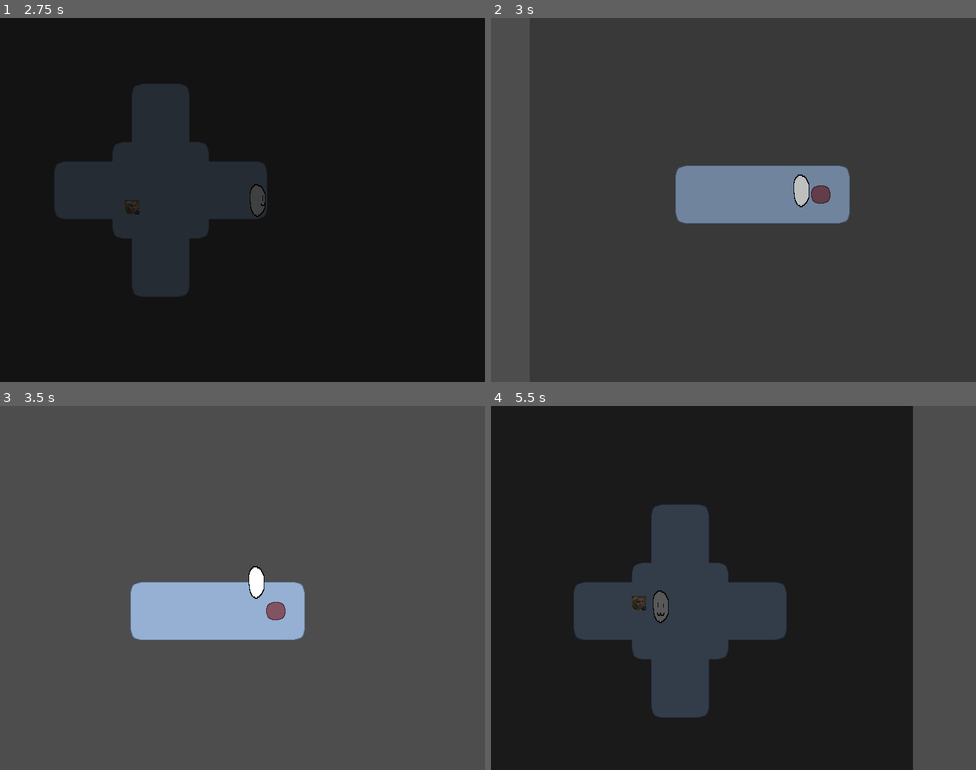
Above: before the commit, frames 1-4 (two rows, left to right).
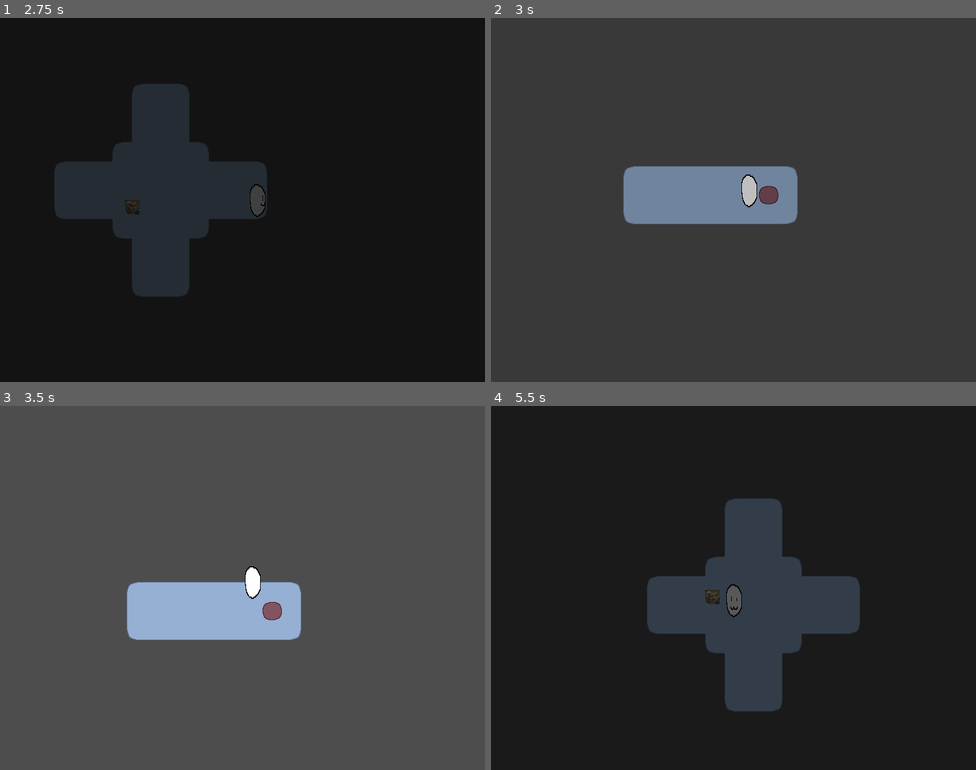
Above: after the commit, the same moments.

Repository: RubeculaBee/dream-catcher
Game: Godot game, scene res://Scenes/game.tscn
Two runs of this game, one before a commit and one after it. Both use one fixed random seed, a clock stepped at 60 frames per second and the inputs below.
Inputs (mouse positions are in pixels of both pictures, inside the frame that each line leads up to):
- Up to frame 1 (2.75 s): tap Enter at 0.5 s; move the mouse to (349, 181) at 0.52 s; hold Right (right) 0.53-1.28 s; click (349, 181) at 0.6 s; move the mouse to (145, 218) at 1.27 s; hold Down (down) 1.28-2.03 s; click (145, 218) at 1.35 s; move the mouse to (291, 119) at 2.02 s; hold Right (right) from 2.03 s (still down); click (291, 119) at 2.1 s
- Up to frame 2 (3 s): move the mouse to (709, 272) at 2.77 s; release Right (right) at 2.78 s; hold Up (up) from 2.78 s (still down); click (709, 272) at 2.85 s
- Up to frame 3 (3.5 s): keep holding Up (up)
- Up to frame 4 (5.5 s): move the mouse to (879, 642) at 3.52 s; release Up (up) at 3.53 s; hold Left (left) 3.53-5.03 s; click (879, 642) at 3.6 s; move the mouse to (588, 533) at 4.27 s; click (588, 533) at 4.35 s; move the mouse to (757, 588) at 5.02 s; hold Down (down) from 5.03 s (still down); click (757, 588) at 5.1 s

Frame 1 is identical in both runs. In frame 2, 4.1% of the frame differs, in the area x 27-74%, y 40-57%; in frame 3, 0.6%; in frame 4, 29%, in the area x 17-100%, y 0-100%.

Commit message:
camera now follows player without being its child

Diff:
--- a/Scenes/Gameobjects/player.tscn
+++ b/Scenes/Gameobjects/player.tscn
@@ -22,3 +22,5 @@
 [node name="CollisionShape2D" type="CollisionShape2D" parent="PlayerCollision"]
 position = Vector2(16, 16)
 shape = SubResource("RectangleShape2D_tyf51")
+
+[node name="RemoteTransform2D" type="RemoteTransform2D" parent="."]
--- a/Scenes/Gameobjects/player_camera.tscn
+++ b/Scenes/Gameobjects/player_camera.tscn
@@ -1,14 +1,15 @@
 [gd_scene load_steps=2 format=3 uid="uid://bj11u81sqo828"]
 
-[ext_resource type="Script" uid="uid://cmknkrytbpbq3" path="res://Scripts/player_camera.gd" id="1_v1bqp"]
+[ext_resource type="Script" path="res://Scripts/player_camera.gd" id="1_v1bqp"]
 
 [node name="Player Camera" type="Camera2D"]
+z_index = 2
 position_smoothing_enabled = true
 script = ExtResource("1_v1bqp")
 
 [node name="ColorRect" type="ColorRect" parent="."]
-offset_left = -432.0
-offset_top = -332.0
-offset_right = 432.0
-offset_bottom = 332.0
+offset_left = -648.0
+offset_top = -498.0
+offset_right = 648.0
+offset_bottom = 498.0
 color = Color(0, 0, 0, 1)
--- a/Scripts/game_manager.gd
+++ b/Scripts/game_manager.gd
@@ -31,7 +31,8 @@
 
 func attach_camera():
 	camera = load(camera_path).instantiate(TYPE_OBJECT)
-	player.add_child(camera)
+	add_child(camera)
+	player.find_child("RemoteTransform2D").remote_path = camera.get_path()
 
 func spawn_player(spawn_position: Vector2):
 	player = load(player_path).instantiate(TYPE_OBJECT)
